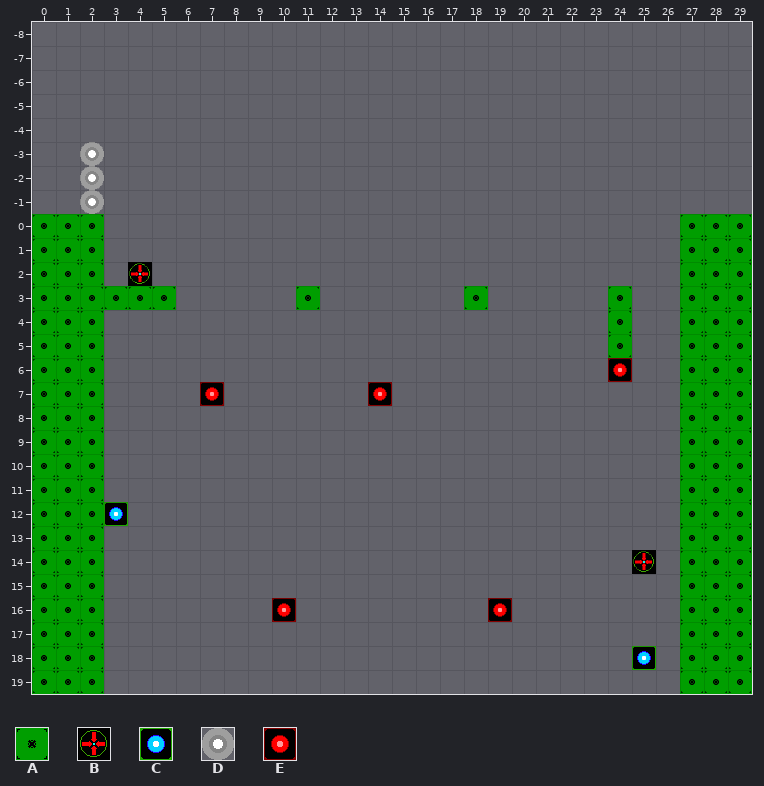
Two states of a Tiled map, tiled/maps/sector4/level3.tmx. Above: the version before the commit.
Cells are 32x32 px. Shown: x 0..29, y -8..19.
Key: from "Props": A 0 "Tile", B 1 "Placeholder", C 4 "Goal", D 5 "Saw", E 8 "Laser".
Objects are placed by their top-left corner, in cells (3,4 is the top-left corner of cell 3,4); size is 1x1 cell unless given.
Layers that did not change in this view are not listed.
Objects on layer "FutureObjects" before:
E "Laser" at 7,7
E "Laser" at 14,7
E "Laser" at 14,7
C "Goal" at 3,12
E "Laser" at 10,16
E "Laser" at 19,16
Objects on layer "Objects" before:
D "Saw" at 2,-3
D "Saw" at 2,-2
D "Saw" at 2,-1
B "Spawnpoint" at 4,2
A "SpinningPlat" at 11,3
A "SpinningPlat" at 18,3
E "Laser" at 24,6
B "Trigger" at 25,14
C "Goal" at 25,18
The result:
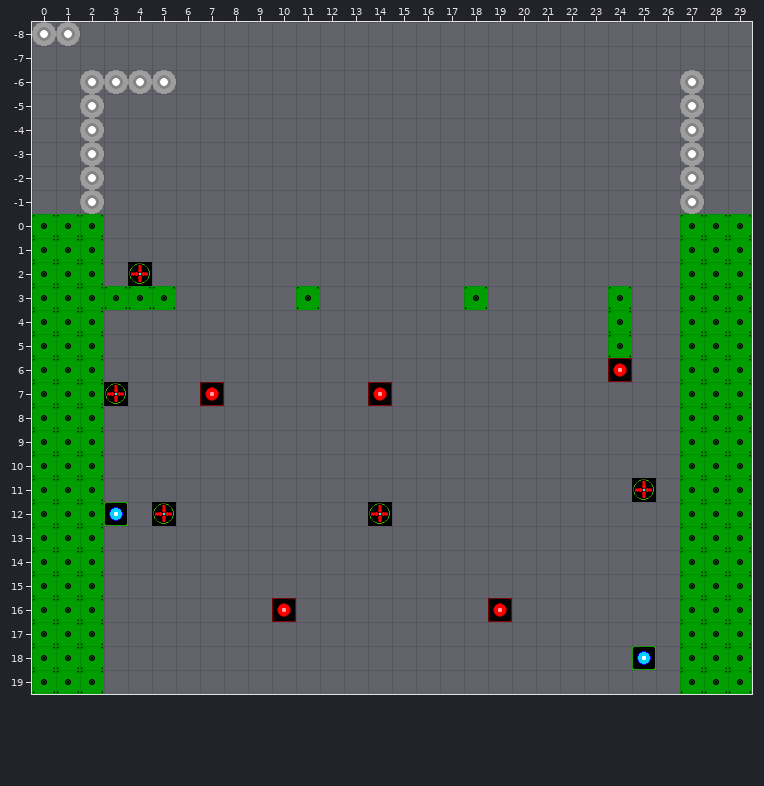
Change:
Layer "FutureObjects":
added: B "Placeholder" at 3,7
Layer "Objects":
changed: B "Trigger" at 25,14 -> B "Trigger" at 25,11
added: D "Saw" at 0,-8
added: D "Saw" at 1,-8
added: D "Saw" at 2,-6
added: D "Saw" at 27,-6
added: D "Saw" at 3,-6
added: D "Saw" at 4,-6
added: D "Saw" at 5,-6
added: D "Saw" at 2,-5
added: D "Saw" at 27,-5
added: D "Saw" at 2,-4
added: D "Saw" at 27,-4
added: D "Saw" at 27,-3
added: D "Saw" at 27,-2
added: D "Saw" at 27,-1
added: B "Trigger" at 14,12
added: B "Trigger" at 5,12
Boxes around the changes in both pictures, in picture pixels (x1, y1, x2, y2):
added: (32, 22, 80, 46)
added: (80, 70, 176, 142)
added: (680, 70, 704, 214)
added: (104, 382, 128, 406)
new place: (632, 478, 656, 502)
added: (152, 502, 176, 526)
added: (368, 502, 392, 526)
old place: (632, 550, 656, 574)
